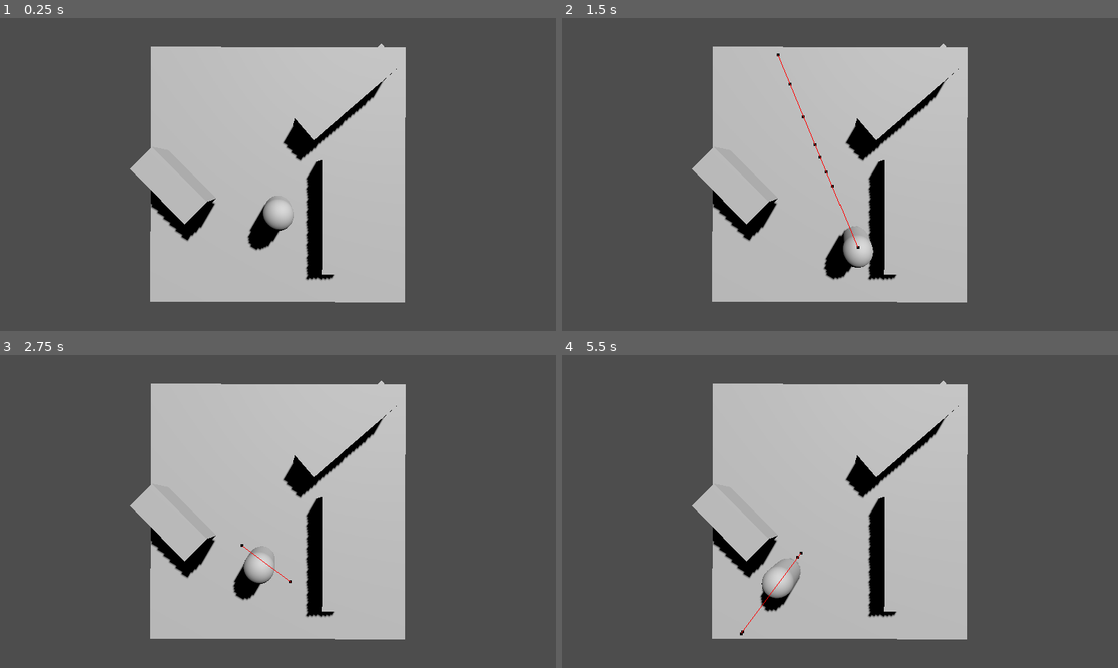
Above: before the commit, frames 1-4 (two rows, left to right).
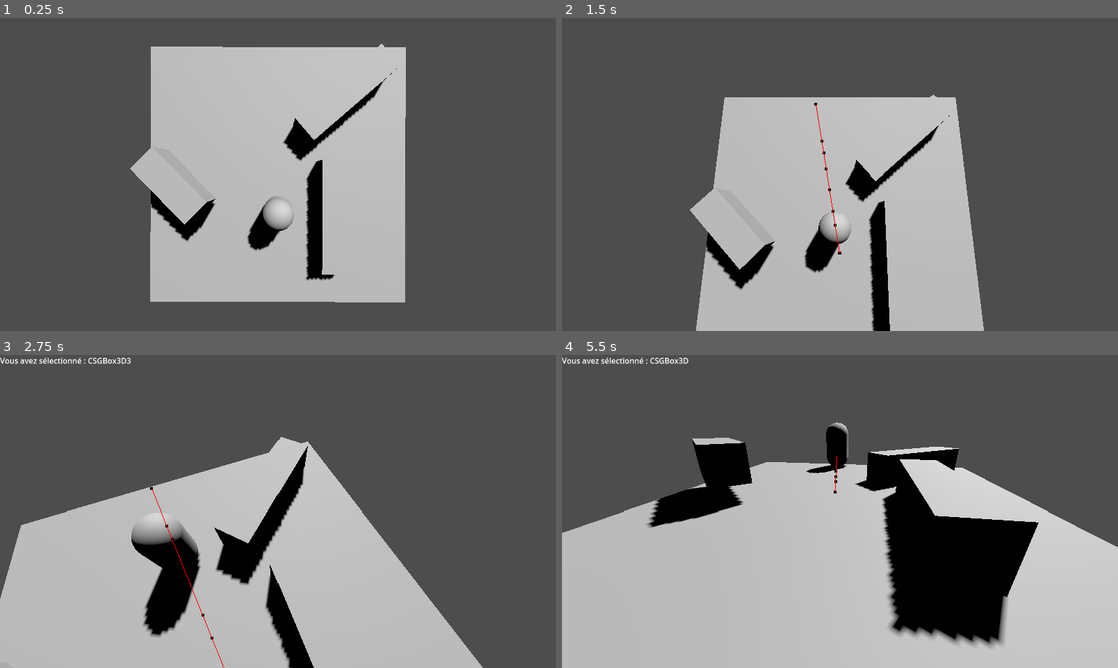
Above: after the commit, the same moments.

Repository: ygr671/beyond-the-ice
Game: Godot game, scene res://npc/navigation_region_3d.tscn
The game is run twice, just before and just after one commit, with the same random seed, the same clock (stepped at 60 frames per second) and the same inputs. This scene is started directly instead of the project's main scene.
Inputs (mouse positions are in pixels of both pictures, inside the frame that each line leads up to):
- Up to frame 1 (0.25 s): no input
- Up to frame 2 (1.5 s): tap Enter (ui_accept) at 0.5, 1.35 s; move the mouse to (962, 158) at 0.52 s; hold Enter (ui_accept) 0.53-1.28 s; click (962, 158) at 0.67 s; move the mouse to (728, 190) at 1.27 s; click (728, 190) at 1.42 s
- Up to frame 3 (2.75 s): tap Enter (ui_accept) at 1.52, 1.82 s; move the mouse to (333, 442) at 2.02 s; hold Enter (ui_accept) from 2.03 s (still down); click (333, 442) at 2.17 s
- Up to frame 4 (5.5 s): move the mouse to (812, 574) at 2.77 s; release Enter (ui_accept) at 2.78 s; tap Enter (ui_accept) at 2.85, 3.02, 3.32, 4.35, 4.52, 4.82 s; click (812, 574) at 2.92 s; move the mouse to (1006, 558) at 3.52 s; hold Enter (ui_accept) 3.53-4.28 s; click (1006, 558) at 3.67 s; move the mouse to (673, 464) at 4.27 s; click (673, 464) at 4.42 s; move the mouse to (867, 511) at 5.02 s; hold Enter (ui_accept) from 5.03 s (still down); click (867, 511) at 5.17 s

The runs differ from the first frame. In frame 1, less than 0.1% of the frame differs, in the area x 39-40%, y 9-10%; in frame 2, 19%; in frame 3, 40%; in frame 4, 54%, in the area x 0-100%, y 0-100%.

Commit message:
camera dynamique

Diff:
--- a/navigation_npc.gd
+++ b/navigation_npc.gd
@@ -5,9 +5,7 @@
 var STUCK_THRESHOLD: float = 1.0
 var SPEED: float = 2.0
 
-func _unhandled_input(event: InputEvent) -> void:
-	if event.is_action_pressed("ui_accept"):
-		_set_new_random_destination()
+
 
 func _physics_process(delta: float) -> void:
 	var destination = navigation_agent_3d.get_next_path_position()
--- a/npc/camera_3d.gd
+++ b/npc/camera_3d.gd
@@ -1,25 +1,59 @@
 extends Camera3D
 
 var mouse = Vector2()
-
-func _input(event: InputEvent) -> void:
-	if event is InputEventMouseButton and event.is_pressed() and event.button_index == MOUSE_BUTTON_LEFT :
-		mouse = event.position
-	if event is InputEventMouseButton and event.pressed:
-		if event.button_index == MOUSE_BUTTON_LEFT:
-			get_selection()
+var target: Node3D = null
+var move_speed = 5.0
+@onready var ui_label: Label = $"../Label"
+var normal_rotation: Basis
+var target_rotation: Basis
+var normal_position: Vector3
 
 
 
-func get_selection():
-	var space_state = get_world_3d().direct_space_state
+func _input(event: InputEvent) -> void:
+	if event is InputEventMouseButton and event.pressed and event.button_index == MOUSE_BUTTON_LEFT:
+		mouse = event.position
+		select_npc()
+
+func _ready():
+	# sauvegarde la position et rotation initiales de la caméra
+	normal_position = global_position
+	normal_rotation = global_transform.basis   # maintenant c'est correct
+	target_rotation = normal_rotation
+
+
+
+func select_npc():
+	var space_state = get_world_3d().direct_space_state #Permet de questionner le monde 3D pour les collisions
 	var from = project_ray_origin(mouse)
 	var to = from + project_ray_normal(mouse) * 1000.0
+	var query = PhysicsRayQueryParameters3D.new() # créer un objet   Physics... pour définir un rayon
+	query.from = from #debut
+	query.to = to # fin du rayon
+	var result = space_state.intersect_ray(query) #result contient les info sur l'objet toucché
+	if result and result.has("collider") and result.collider is Node3D:
+		if target == result.collider:
+			# si on reclique sur le même NPC, on retourne à la caméra normale
+			target = null
+			ui_label.visible = false
+		else:
+			target = result.collider
+			ui_label.text = "Vous avez sélectionné : " + target.name
+			ui_label.visible = true
 
-	var query = PhysicsRayQueryParameters3D.new()
-	query.from = from
-	query.to = to
 
-	var result = space_state.intersect_ray(query)
+func _process(delta: float) -> void:
+	if target:
+		var target_position = target.global_position + Vector3(0, 2, 5)
+		global_position = global_position.move_toward(target_position, move_speed * delta)
 
-	print(result)
+		# calculer la rotation cible via look_at
+		var look_at_basis = (Transform3D().looking_at(target.global_position - global_position, Vector3.UP)).basis
+		target_rotation = look_at_basis
+	else:
+		# revenir à la rotation normale
+		target_rotation = normal_rotation
+		global_position = normal_position
+
+	# interpolation fluide entre rotation actuelle et rotation cible
+	global_transform.basis = global_transform.basis.slerp(target_rotation, move_speed * delta)
--- a/npc/navigation_region_3d.tscn
+++ b/npc/navigation_region_3d.tscn
@@ -41,3 +41,7 @@
 transform = Transform3D(0.7085122, 0, 0.7056985, 0, 1, 0, -0.7056985, 0, 0.7085122, -3.498167, 1, 0.3537078)
 use_collision = true
 size = Vector3(1, 1, 2.4811249)
+
+[node name="Label" type="Label" parent="."]
+offset_right = 40.0
+offset_bottom = 23.0
